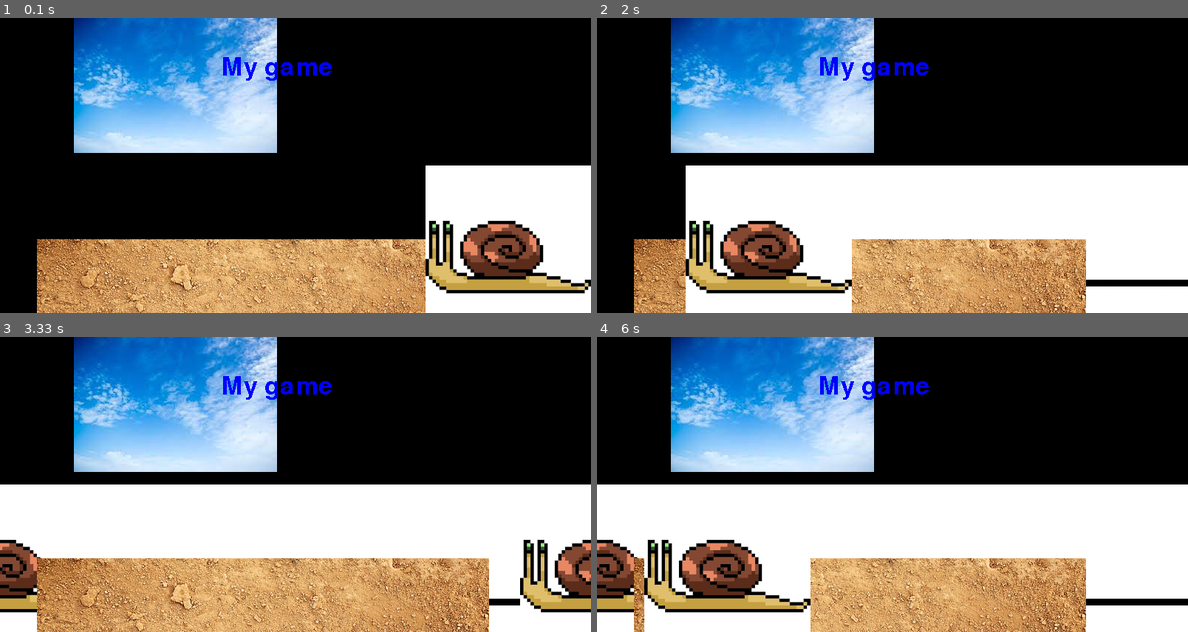
Above: before the commit, frames 1-4 (two rows, left to right).
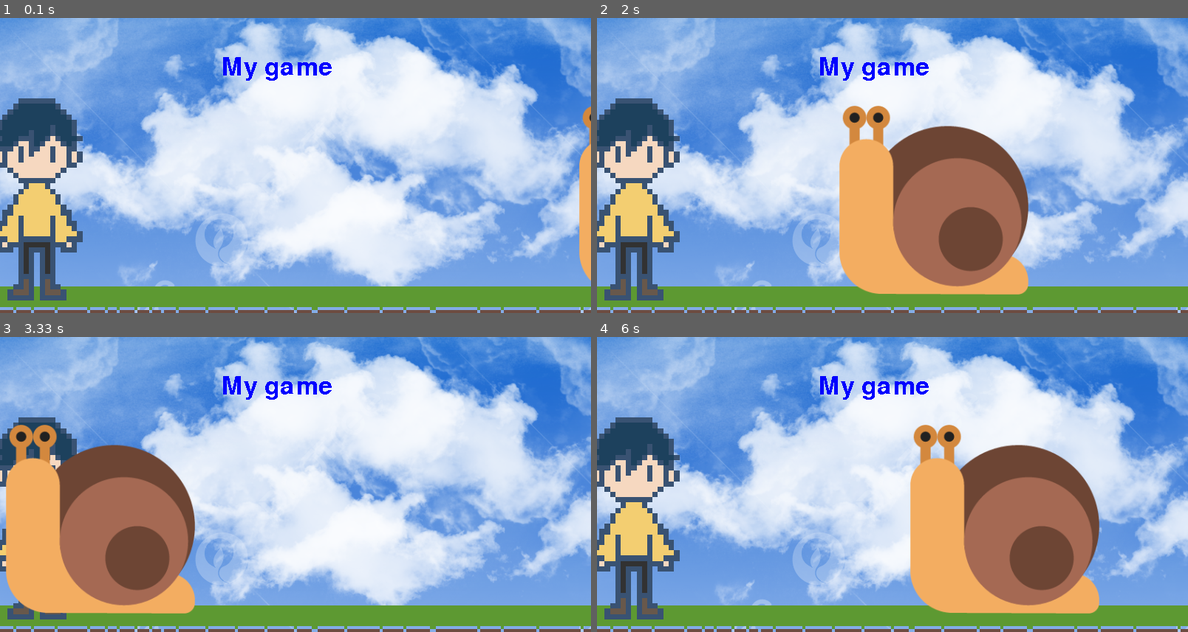
Above: after the commit, the same moments.

Repository: AJHS-Kelley/8b-ajhs-game-programming-23-24-MajinMusic
Game: pygame game, started from gameProgramming/08_ultimatePygame/ultimatePygame.py
Same seed, same stepped clock (60 frames per second), same inputs: the game is played once before the commit and once after it.
Inputs:
- Up to frame 1 (0.1 s): no input
- Up to frame 2 (2 s): no input
- Up to frame 3 (3.33 s): no input
- Up to frame 4 (6 s): no input

The runs differ from the first frame. In frame 1, 96% of the frame differs, in the area x 0-100%, y 0-100%; in frame 2, 96%; in frame 3, 93%; in frame 4, 94%.

Commit message:
ultiatePygame.py v0.5
Created a character sprite on the screen, created rectangles for both snail1.png and player.png.

Diff:
--- a/gameProgramming/08_ultimatePygame/ultimatePygame.py
+++ b/gameProgramming/08_ultimatePygame/ultimatePygame.py
@@ -1,5 +1,4 @@
-# The Ultimate Pygame by Jacob Desha v0.4
-
+# The Ultimate Pygame by Jacob Desha v0.5
 import pygame
 from sys import exit
 
@@ -10,25 +9,33 @@
 test_font = pygame.font.Font(None, 50) #(Font type, font size)
 
 
-sky_surface = pygame.image.load("C:\8b-ajhs-game-programming-23-24-MajinMusic\img\sky.jpg")
-ground_surface = pygame.image.load("C:\8b-ajhs-game-programming-23-24-MajinMusic\img\ground.jpg")
+sky_surface = pygame.image.load("C:\8b-ajhs-game-programming-23-24-MajinMusic\img\sky1.png").convert()
+ground_surface = pygame.image.load("C:\8b-ajhs-game-programming-23-24-MajinMusic\img\ground.png").convert()
 text_surface = test_font.render('My game', False, 'Blue') #(text, AA, color)
 
-snail_surface = pygame.image.load("C:\8b-ajhs-game-programming-23-24-MajinMusic\img\download.png")
-snail_x_pos = 600
+snail_surface = pygame.image.load("C:\8b-ajhs-game-programming-23-24-MajinMusic\img\snail1.png").convert_alpha()
+snail_rect = snail_surface.get_rect(bottomright = (0, 375))
 
+player_surface = pygame.image.load("C:\8b-ajhs-game-programming-23-24-MajinMusic\img\player.png").convert_alpha()
+player_rect = player_surface.get_rect(midbottom = (50, 390))
 while True:
     for event in pygame.event.get():
         if event.type == pygame.QUIT:
             pygame.quit()
             exit()
     # Draw all our elements
-    screen.blit(sky_surface,(100,0))
-    screen.blit(ground_surface, (50,300))
+    screen.blit(sky_surface,(0,0))
+    screen.blit(ground_surface, (-250, 0))
     screen.blit(text_surface, (300, 50))
-    snail_x_pos -= 4
-    if snail_x_pos < -100: snail_x_pos = 800
-    screen.blit(snail_surface, (snail_x_pos, 200))
+    screen.blit(player_surface, player_rect)
+    screen.blit(snail_surface, snail_rect)
+
+    snail_rect.x -= 4
+    if snail_rect.right <= 0: snail_rect.left = 800
+
+    if player_rect.colliderect(snail_rect):
+        print('collision')
+
     # Update everything
     pygame.display.update()
     clock.tick(60)
Binary file removed: img/download.png
Binary file removed: img/ground.jpg
Binary file added: img/ground.png
Binary file removed: img/groundback.jpg
Binary file removed: img/groundback1.jpg
Binary file removed: img/groundback2.jpg
Binary file added: img/player.png
Binary file removed: img/sky.jpg
Binary file added: img/sky1.png
Binary file removed: img/snail1.jpg
Binary file added: img/snail1.png
